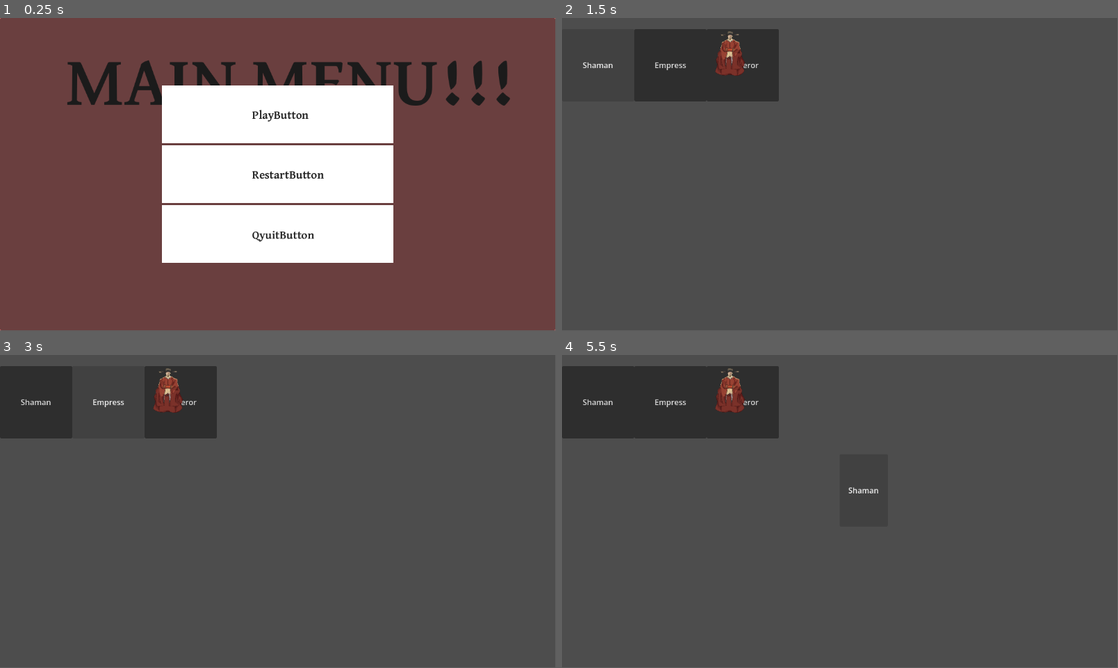
Above: before the commit, frames 1-4 (two rows, left to right).
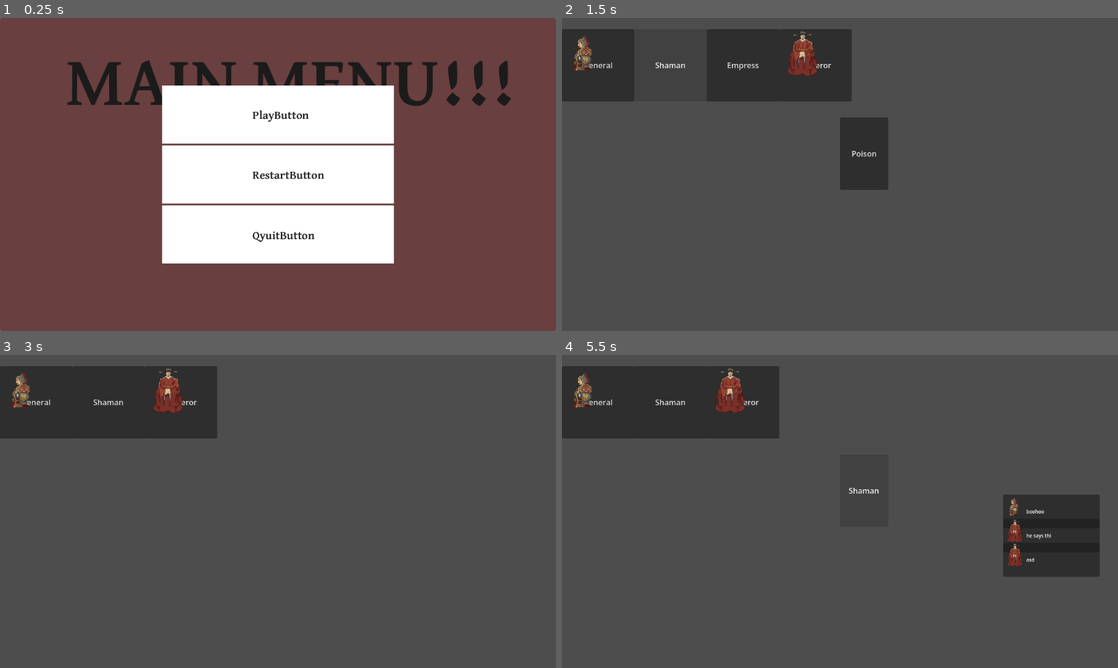
Above: after the commit, the same moments.

Repository: theroonguy/RoyaltyGameJam
Game: Godot game, scene res://ui/main_menu.tscn
Two runs of this game, one before a commit and one after it. Both use one fixed random seed, a clock stepped at 60 frames per second and the inputs below.
Inputs (mouse positions are in pixels of both pictures, inside the frame that each line leads up to):
- Up to frame 1 (0.25 s): no input
- Up to frame 2 (1.5 s): click (840, 115) at 0.5 s; click "Shaman" at 1.25 s
- Up to frame 3 (3 s): click (300, 489) at 2 s, where only the run after the commit has a clickable "Poison"; click "Empress" at 2.75 s
- Up to frame 4 (5.5 s): click (600, 401) at 3.5 s, where only the run after the commit has a clickable "General"; click "Emperor" at 4.25 s; click "Shaman" at 5 s
In our replay, the window is 799x449 before the commit and 800x450 after it. These sizes can differ from the game's own. Grey fills any space a smaller window leaves; there, only what the larger window draws over its background counts as a difference.

The runs differ from the first frame. In frame 1, 1.4% of the frame differs, in the area x 0-100%, y 0-100%; in frame 2, 5.8%, in the area x 2-59%, y 3-55%; in frame 3, 0.4%; in frame 4, 4.9%.

Commit message:
commit

Diff:
--- a/autoloads/game_manager.gd
+++ b/autoloads/game_manager.gd
@@ -19,9 +19,12 @@
 
 		card_selected.emit(new_card)
 
+signal character_killed(character: Character)
 signal card_selected(card: Card)
 signal card_added_to_hand(card: Card)
 signal card_removed_from_hand(card: Card)
+
+signal dialogue_written(text: String, character: Character)
 
 func _ready() -> void:
 	var char_resources = get_all_resources_under("characters")
@@ -33,6 +36,8 @@
 	for res in card_resources:
 		if res is Card:
 			cards.append(res)
+
+	add_card_to_hand(preload("res://cards/poison.tres"))
 
 	form_relationships()
 
@@ -63,7 +68,21 @@
 	# TODO: base on character what will happen based on card
 	selected_card = null
 	print(card.name + " used on character: " + character.name)
-	pass
+
+	match card.name:
+		"Poison":
+			kill_character(character)
+
+	hand.erase(card)
+	card_removed_from_hand.emit(card)
+
+func kill_character(character: Character) -> void:
+	characters.erase(character)
+	print("Character " + character.name + " has been killed!")
+	character_killed.emit(character)
+
+func write_dialogue(text: String, character: Character) -> void:
+	dialogue_written.emit(text, character)
 
 ########## UTILITY ##########
 
--- /dev/null
+++ b/cards/poison.tres
@@ -0,0 +1,8 @@
+[gd_resource type="Resource" script_class="Card" format=3 uid="uid://iasrjjig1dv2"]
+
+[ext_resource type="Script" uid="uid://ok0arsecgw2i" path="res://cards/card.gd" id="1_buw1k"]
+
+[resource]
+script = ExtResource("1_buw1k")
+name = "Poison"
+metadata/_custom_type_script = "uid://ok0arsecgw2i"
--- a/characters/emperor/emperor.tres
+++ b/characters/emperor/emperor.tres
@@ -5,6 +5,7 @@
 [ext_resource type="Script" uid="uid://c6unjfsym1itq" path="res://dialogue/dialogue.gd" id="1_yogio"]
 [ext_resource type="Resource" uid="uid://diy63ryrjj65u" path="res://cards/shaman.tres" id="2_1nsh7"]
 [ext_resource type="Script" uid="uid://3qpgq1q2rc7j" path="res://dialogue/give_card.gd" id="3_40exd"]
+[ext_resource type="Script" uid="uid://bpr0y8ly4cyud" path="res://dialogue/text.gd" id="4_1nsh7"]
 [ext_resource type="Script" uid="uid://d2glkdgq6ax4f" path="res://dialogue/dialogue_chain.gd" id="4_hl8t6"]
 
 [sub_resource type="Resource" id="Resource_bjpx8"]
@@ -12,9 +13,24 @@
 card = ExtResource("2_1nsh7")
 metadata/_custom_type_script = "uid://3qpgq1q2rc7j"
 
+[sub_resource type="Resource" id="Resource_uxg3y"]
+script = ExtResource("4_1nsh7")
+text = "he says this thin!"
+metadata/_custom_type_script = "uid://bpr0y8ly4cyud"
+
+[sub_resource type="Resource" id="Resource_xf2wg"]
+script = ExtResource("4_1nsh7")
+text = "asdasdasd"
+metadata/_custom_type_script = "uid://bpr0y8ly4cyud"
+
+[sub_resource type="Resource" id="Resource_p0vhc"]
+script = ExtResource("4_1nsh7")
+text = "asdasdasdasdasda"
+metadata/_custom_type_script = "uid://bpr0y8ly4cyud"
+
 [sub_resource type="Resource" id="Resource_yssjy"]
 script = ExtResource("4_hl8t6")
-dialogue = Array[ExtResource("1_yogio")]([SubResource("Resource_bjpx8")])
+dialogue = Array[ExtResource("1_yogio")]([SubResource("Resource_bjpx8"), SubResource("Resource_uxg3y"), SubResource("Resource_xf2wg"), SubResource("Resource_p0vhc")])
 metadata/_custom_type_script = "uid://d2glkdgq6ax4f"
 
 [resource]
--- /dev/null
+++ b/characters/general/general.tres
@@ -0,0 +1,24 @@
+[gd_resource type="Resource" script_class="Character" format=3 uid="uid://dnmbpbshgh4ea"]
+
+[ext_resource type="Script" uid="uid://hv71lve7e8qh" path="res://characters/character.gd" id="1_004gg"]
+[ext_resource type="Script" uid="uid://c6unjfsym1itq" path="res://dialogue/dialogue.gd" id="1_sic06"]
+[ext_resource type="Script" uid="uid://bpr0y8ly4cyud" path="res://dialogue/text.gd" id="2_buo7l"]
+[ext_resource type="Script" uid="uid://d2glkdgq6ax4f" path="res://dialogue/dialogue_chain.gd" id="3_8tmwt"]
+[ext_resource type="Texture2D" uid="uid://b5yq1ukc7ug5x" path="res://characters/general/General Default.png" id="4_diayr"]
+
+[sub_resource type="Resource" id="Resource_2puif"]
+script = ExtResource("2_buo7l")
+text = "boohoo"
+metadata/_custom_type_script = "uid://bpr0y8ly4cyud"
+
+[sub_resource type="Resource" id="Resource_pjj75"]
+script = ExtResource("3_8tmwt")
+dialogue = Array[ExtResource("1_sic06")]([SubResource("Resource_2puif")])
+metadata/_custom_type_script = "uid://d2glkdgq6ax4f"
+
+[resource]
+script = ExtResource("1_004gg")
+name = "General"
+dialogue_chain = SubResource("Resource_pjj75")
+pic = ExtResource("4_diayr")
+metadata/_custom_type_script = "uid://hv71lve7e8qh"
--- a/dialogue/dialogue.gd
+++ b/dialogue/dialogue.gd
@@ -1,5 +1,5 @@
 extends Resource
 class_name Dialogue
 
-func run() -> void:
+func run(character: Character) -> void:
 	pass
--- a/dialogue/dialogue_chain.gd
+++ b/dialogue/dialogue_chain.gd
@@ -3,6 +3,7 @@
 
 @export var dialogue: Array[Dialogue] = []
 
-func run() -> void:
+func run(character: Character, ref: Node) -> void:
 	for d: Dialogue in dialogue:
-		d.run()
+		d.run(character)
+		await ref.get_tree().create_timer(0.5).timeout
--- a/dialogue/give_card.gd
+++ b/dialogue/give_card.gd
@@ -3,7 +3,7 @@
 
 @export var card: Card
 
-func run() -> void:
+func run(character: Character) -> void:
 	if not card:
 		printerr("No card selected")
 
--- a/dialogue/text.gd
+++ b/dialogue/text.gd
@@ -3,6 +3,7 @@
 
 @export_multiline() var text: String = ""
 
-func run() -> void:
+func run(character: Character) -> void:
 	# TODO: display to screen
 	print(text)
+	GameManager.write_dialogue(text, character)
--- a/game.tscn
+++ b/game.tscn
@@ -1,7 +1,7 @@
 [gd_scene format=3 uid="uid://muj7dnldfkoq"]
 
-[ext_resource type="PackedScene" uid="uid://dxni1mr7iaopm" path="res://ui/hand.tscn" id="1_80nbo"]
-[ext_resource type="PackedScene" uid="uid://c56pgefbn2nuw" path="res://ui/character_list.tscn" id="2_e2o6t"]
+[ext_resource type="PackedScene" uid="uid://dxni1mr7iaopm" path="res://ui/cards/hand.tscn" id="1_80nbo"]
+[ext_resource type="PackedScene" uid="uid://c56pgefbn2nuw" path="res://ui/characters/character_list.tscn" id="2_e2o6t"]
 
 [node name="game" type="Control" unique_id=1510045885]
 layout_mode = 3
--- a/project.godot
+++ b/project.godot
@@ -20,6 +20,10 @@
 
 GameManager="*uid://643kcoyd3gb"
 
+[display]
+
+window/stretch/mode="viewport"
+
 [rendering]
 
 renderer/rendering_method="gl_compatibility"
--- a/scenes/main_map.tscn
+++ b/scenes/main_map.tscn
@@ -1,7 +1,8 @@
 [gd_scene format=3 uid="uid://dqdw3onuhrcmi"]
 
-[ext_resource type="PackedScene" uid="uid://dxni1mr7iaopm" path="res://ui/hand.tscn" id="1_1xo34"]
-[ext_resource type="PackedScene" uid="uid://c56pgefbn2nuw" path="res://ui/character_list.tscn" id="2_eqscl"]
+[ext_resource type="PackedScene" uid="uid://dxni1mr7iaopm" path="res://ui/cards/hand.tscn" id="1_1xo34"]
+[ext_resource type="PackedScene" uid="uid://c56pgefbn2nuw" path="res://ui/characters/character_list.tscn" id="2_eqscl"]
+[ext_resource type="PackedScene" uid="uid://dd2qq428tyqe0" path="res://ui/dialogue/dialogue_region.tscn" id="3_eqscl"]
 
 [node name="MainMap" type="Control" unique_id=1064876462]
 layout_mode = 3
@@ -19,3 +20,7 @@
 layout_mode = 1
 offset_top = 27.0
 offset_bottom = -394.0
+
+[node name="DialogueRegion" parent="." unique_id=479531730 instance=ExtResource("3_eqscl")]
+layout_mode = 1
+offset_left = 826.0
--- a/ui/card_scene.tscn
+++ b/ui/cards/card_scene.tscn
@@ -1,6 +1,6 @@
 [gd_scene format=3 uid="uid://ctilnrt1x68ma"]
 
-[ext_resource type="Script" uid="uid://cflwum1pahvey" path="res://ui/card_scene.gd" id="1_yssjy"]
+[ext_resource type="Script" uid="uid://cflwum1pahvey" path="res://ui/cards/card_scene.gd" id="1_yssjy"]
 
 [node name="CardScene" type="Button" unique_id=1952804120]
 custom_minimum_size = Vector2(100, 150)
--- a/ui/hand.tscn
+++ b/ui/cards/hand.tscn
@@ -1,6 +1,6 @@
 [gd_scene format=3 uid="uid://dxni1mr7iaopm"]
 
-[ext_resource type="Script" uid="uid://3lw8fgvjufk8" path="res://ui/hand.gd" id="1_7o6lk"]
+[ext_resource type="Script" uid="uid://3lw8fgvjufk8" path="res://ui/cards/hand.gd" id="1_7o6lk"]
 
 [node name="Hand" type="Control" unique_id=1505745457]
 layout_mode = 3
--- a/ui/character_button.gd
+++ b/ui/characters/character_button.gd
@@ -32,7 +32,7 @@
 
 	if character.dialogue_chain:
 		# if just selecting the character, open dialogue (for now)
-		character.dialogue_chain.run()
+		character.dialogue_chain.run(character, self)
 		return true
 
 	printerr("no action available")
--- a/ui/character_button.tscn
+++ b/ui/characters/character_button.tscn
@@ -1,6 +1,6 @@
 [gd_scene format=3 uid="uid://hmtbkg5gav52"]
 
-[ext_resource type="Script" uid="uid://cewkbnbwevptj" path="res://ui/character_button.gd" id="1_crmbm"]
+[ext_resource type="Script" uid="uid://cewkbnbwevptj" path="res://ui/characters/character_button.gd" id="1_crmbm"]
 
 [node name="CharacterButton" type="Button" unique_id=1083688175]
 anchors_preset = 15
--- a/ui/character_list.gd
+++ b/ui/characters/character_list.gd
@@ -3,6 +3,17 @@
 const CHARACTER_BUTTON = preload("uid://hmtbkg5gav52")
 
 func _ready() -> void:
+	refresh()
+
+	GameManager.character_killed.connect(_on_character_killed)
+
+func _on_character_killed(character: Character) -> void:
+	refresh()
+
+func refresh() -> void:
+	for child in get_children():
+		child.queue_free()
+
 	for character: Character in GameManager.characters:
 		var new_button = CHARACTER_BUTTON.instantiate()
 		new_button.text = character.name
--- a/ui/character_list.tscn
+++ b/ui/characters/character_list.tscn
@@ -1,6 +1,6 @@
 [gd_scene format=3 uid="uid://c56pgefbn2nuw"]
 
-[ext_resource type="Script" uid="uid://coneko1iqfmhe" path="res://ui/character_list.gd" id="1_mj0st"]
+[ext_resource type="Script" uid="uid://coneko1iqfmhe" path="res://ui/characters/character_list.gd" id="1_mj0st"]
 
 [node name="CharacterList" type="Control" unique_id=1744399672]
 layout_mode = 3
--- /dev/null
+++ b/ui/dialogue/dialogue_box.gd
@@ -0,0 +1,19 @@
+extends PanelContainer
+
+@onready var label: Label = %Text
+@onready var texture_rect: TextureRect = $TextureRect
+
+signal finished()
+
+func setup(character: Character) -> void:
+	label.text = ""
+	texture_rect.texture = character.pic
+
+func write_text(text: String) -> void:
+	label.text = ""
+
+	for i in text:
+		label.text += i
+		await get_tree().create_timer(0.05).timeout
+
+	finished.emit()
--- /dev/null
+++ b/ui/dialogue/dialogue_box.tscn
@@ -0,0 +1,37 @@
+[gd_scene format=3 uid="uid://btptoqveg8uu4"]
+
+[ext_resource type="Script" uid="uid://cdj1w8cmxa0dl" path="res://ui/dialogue/dialogue_box.gd" id="1_xf2wg"]
+[ext_resource type="Texture2D" uid="uid://b5aqq0t3ognqx" path="res://characters/emperor/Emperor Default.png" id="2_p0vhc"]
+
+[sub_resource type="LabelSettings" id="LabelSettings_xf2wg"]
+font_size = 10
+
+[node name="DialogueBox" type="PanelContainer" unique_id=1590087590]
+custom_maximum_size = Vector2(200, 70)
+anchors_preset = 15
+anchor_right = 1.0
+anchor_bottom = 1.0
+offset_left = 501.0
+offset_top = 289.0
+offset_right = -451.0
+offset_bottom = -302.0
+grow_horizontal = 2
+grow_vertical = 2
+script = ExtResource("1_xf2wg")
+
+[node name="TextureRect" type="TextureRect" parent="." unique_id=119147894]
+custom_maximum_size = Vector2(50, 50)
+layout_mode = 2
+texture = ExtResource("2_p0vhc")
+
+[node name="MarginContainer" type="MarginContainer" parent="." unique_id=395187154]
+layout_mode = 2
+theme_override_constants/margin_left = 48
+
+[node name="Text" type="Label" parent="MarginContainer" unique_id=827945538]
+unique_name_in_owner = true
+custom_maximum_size = Vector2(150, -1)
+layout_mode = 2
+text = "hello wow! this is such a coolt ext box"
+label_settings = SubResource("LabelSettings_xf2wg")
+autowrap_mode = 3
--- /dev/null
+++ b/ui/dialogue/dialogue_region.gd
@@ -0,0 +1,18 @@
+extends Control
+
+const DIALOGUE_BOX = preload("uid://btptoqveg8uu4")
+
+var num_messages: int = 0
+
+var queue: Array = []
+
+func _ready() -> void:
+	GameManager.dialogue_written.connect(_on_dialogue_write)
+
+func _on_dialogue_write(text: String, character: Character) -> void:
+	var new_dialogue = DIALOGUE_BOX.instantiate()
+	new_dialogue.position.y = num_messages * 50.0
+	add_child(new_dialogue)
+	new_dialogue.setup(character)
+	new_dialogue.write_text(text)
+	num_messages += 1
--- /dev/null
+++ b/ui/dialogue/dialogue_region.tscn
@@ -0,0 +1,13 @@
+[gd_scene format=3 uid="uid://dd2qq428tyqe0"]
+
+[ext_resource type="Script" uid="uid://dy3o5uqn3reil" path="res://ui/dialogue/dialogue_region.gd" id="1_tjw7j"]
+
+[node name="DialogueRegion" type="Control" unique_id=479531730]
+layout_mode = 3
+anchors_preset = 15
+anchor_right = 1.0
+anchor_bottom = 1.0
+offset_left = 843.0
+grow_horizontal = 2
+grow_vertical = 2
+script = ExtResource("1_tjw7j")
Binary file added: characters/emperor/Emperor Speak.png
Not shown, added: characters/emperor/Emperor Speak.png.import
Binary file added: characters/emperor/Emperor Think.png
Not shown, added: characters/emperor/Emperor Think.png.import
Binary file added: characters/general/General Angry.png
Not shown, added: characters/general/General Angry.png.import
Binary file added: characters/general/General Default.png
Not shown, added: characters/general/General Default.png.import
Binary file added: characters/general/General Happy.png
Not shown, added: characters/general/General Happy.png.import
Binary file added: characters/general/General Think.png
Not shown, added: characters/general/General Think.png.import
(and 9 more such lines)
